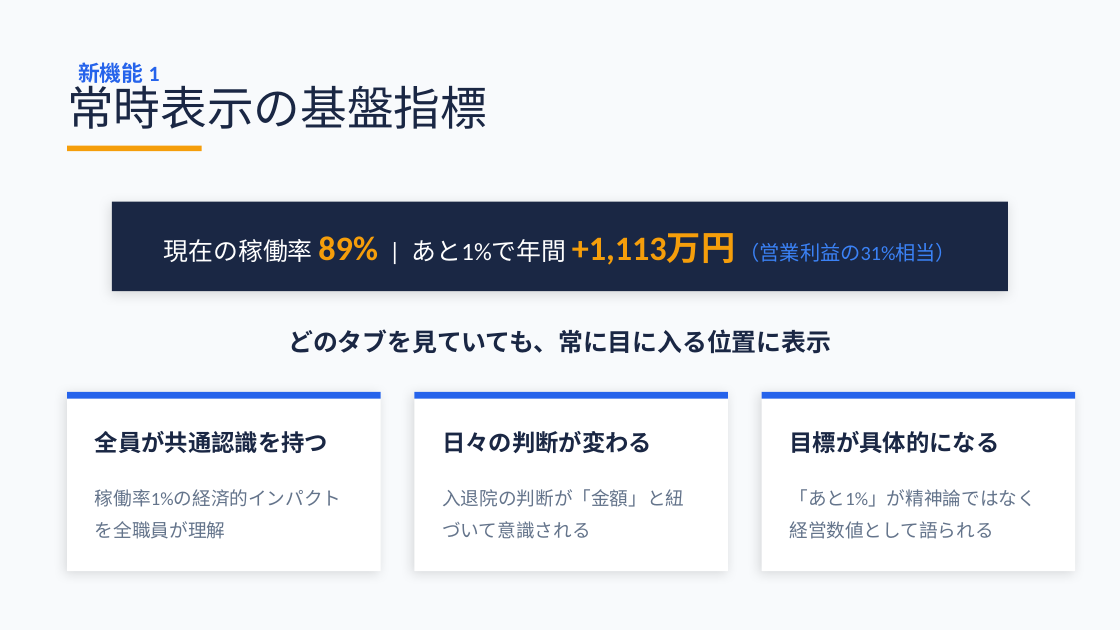
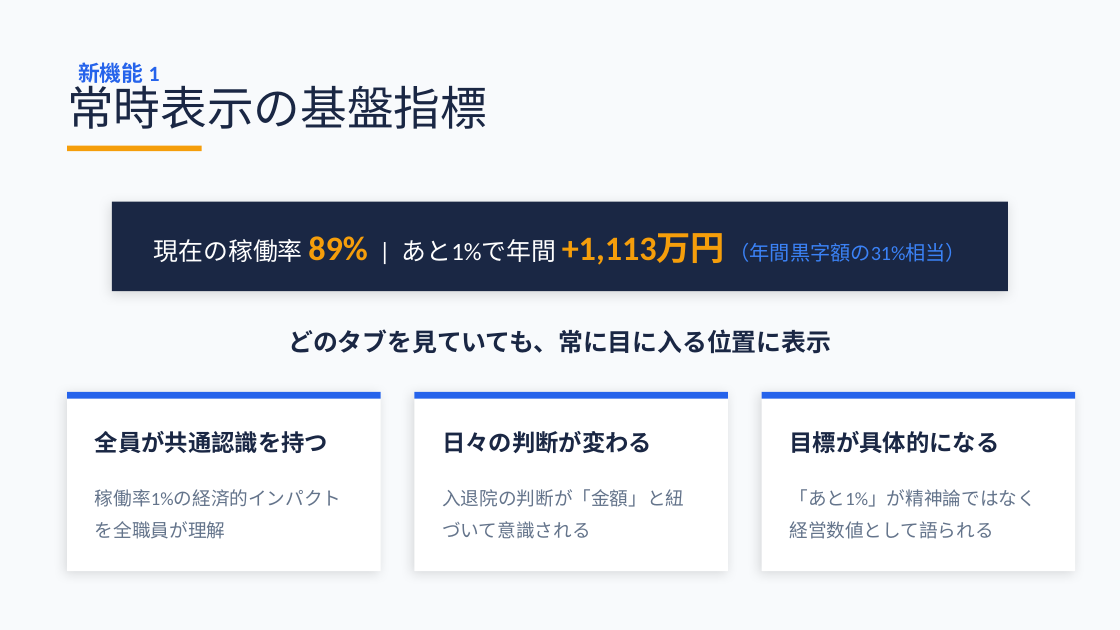
Before and after one commit to torukubota2023/bed-control-simulator, a slide deck: slide 5 of docs/admin/bed_control_evolution_presentation.pptx. Drawn at 1120x630 pixels with LibreOffice and Linux fonts; fonts in the diff are those of the drawing. Boxes give left, top, right and bottom in pixels: in the first picture for what was removed or moved away, otherwise in the second. Text is boxed around its words. In the diff, an @@ line names an element or a change of style, - is before the commit and + after.

```diff
--- a/docs/admin/bed_control_evolution_presentation.pptx
+++ b/docs/admin/bed_control_evolution_presentation.pptx
@@ text at <box>154,233,967,265</box>: text changed @@
-現在の稼働率 89% | あと1%で年間 +1,113万円 （営業利益の31%相当）
+現在の稼働率 89% | あと1%で年間 +1,113万円 （年間黒字額の31%相当）
```
Also in this commit, not shown: 5 other slides changed, 8 other files.
